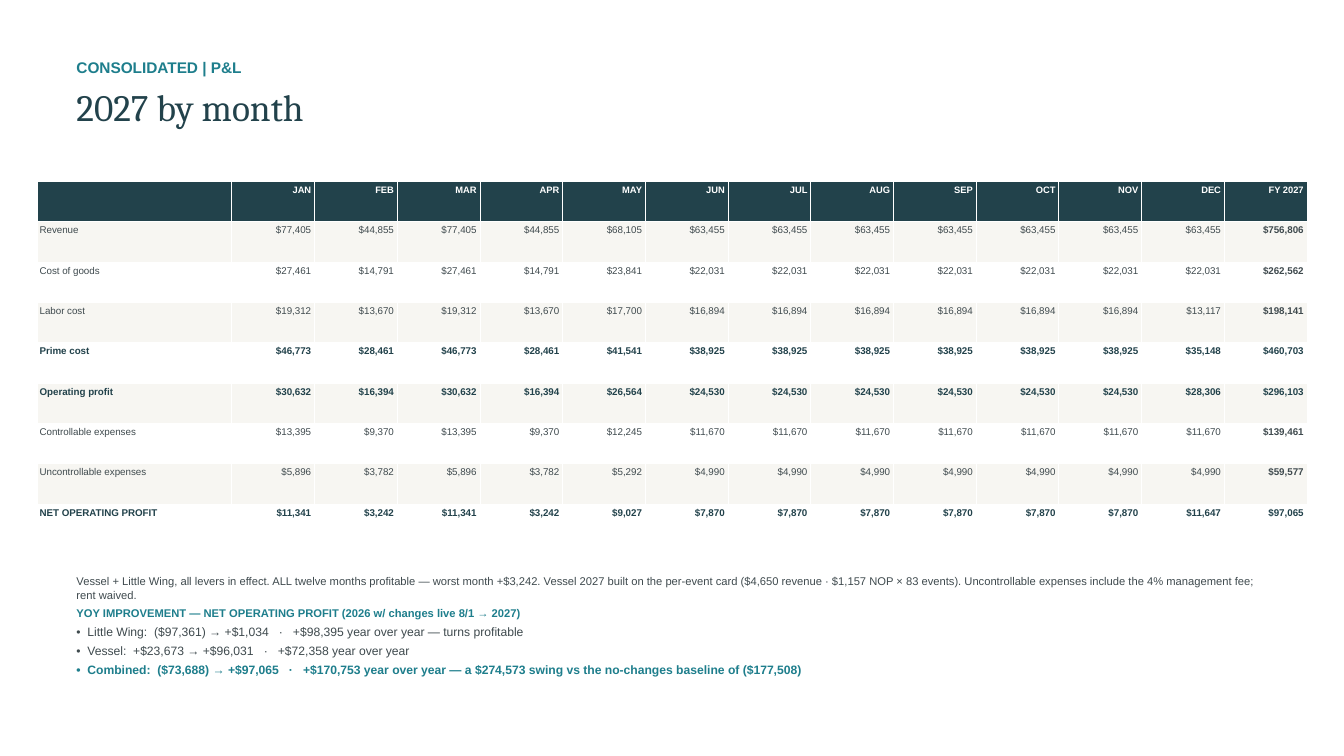
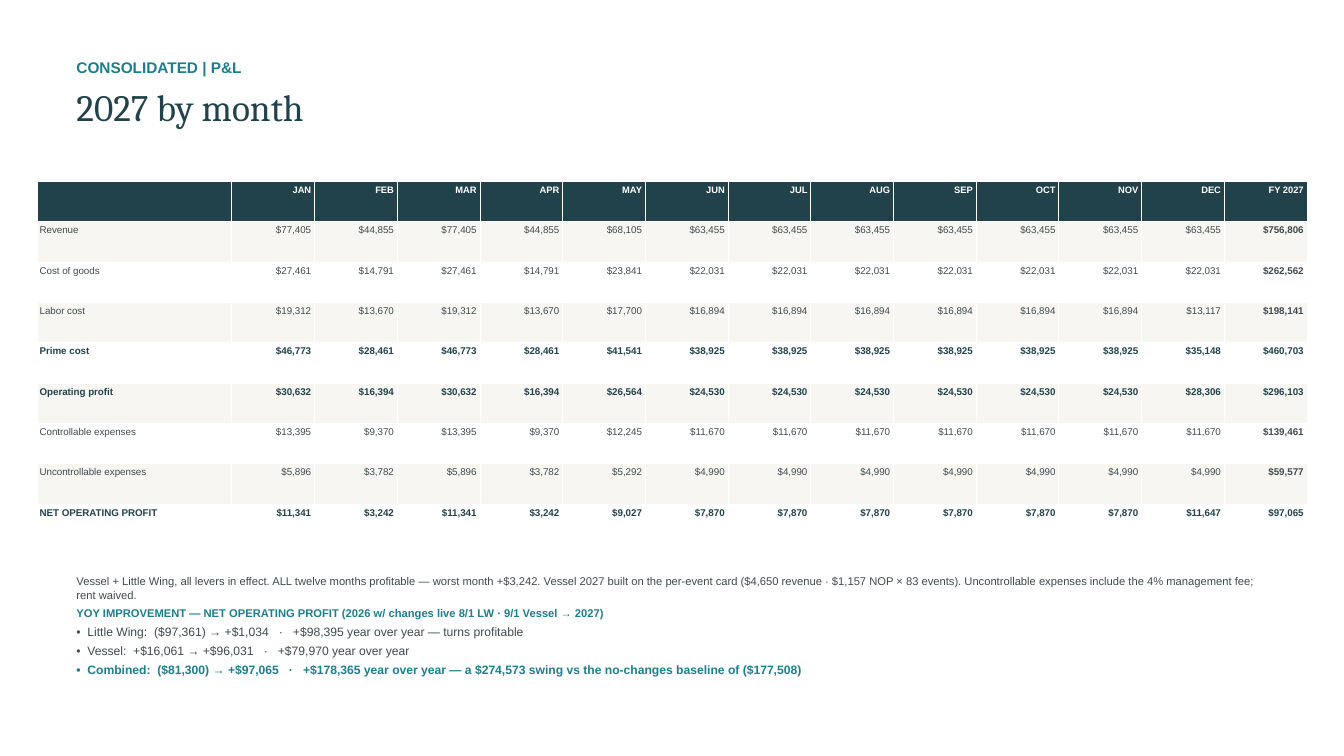
Before and after one commit to rrmethodco/lwvessel, a slide deck: slide 20 of LW_Vessel_Plan_of_Action_071026_10.pptx. Drawn at 1344x756 pixels with LibreOffice and Linux fonts; fonts in the diff are those of the drawing. Boxes give left, top, right and bottom in pixels: in the first picture for what was removed or moved away, otherwise in the second. Text is boxed around its words. In the diff, an @@ line names an element or a change of style, - is before the commit and + after.

```diff
--- a/LW_Vessel_Plan_of_Action_071026_10.pptx
+++ b/LW_Vessel_Plan_of_Action_071026_10.pptx
@@ text at [76, 609, 604, 619]: text changed @@
-YOY IMPROVEMENT — NET OPERATING PROFIT (2026 w/ changes live 8/1 → 2027)
+YOY IMPROVEMENT — NET OPERATING PROFIT (2026 w/ changes live 8/1 LW · 9/1 Vessel → 2027)
@@ text at [87, 646, 802, 677]: text changed @@
-• Vessel: +$23,673 → +$96,031 · +$72,358 year over year
-• Combined: ($73,688) → +$97,065 · +$170,753 year over year — a $274,573 swing vs the no-changes baseline of ($177,508)
+• Vessel: +$16,061 → +$96,031 · +$79,970 year over year
+• Combined: ($81,300) → +$97,065 · +$178,365 year over year — a $274,573 swing vs the no-changes baseline of ($177,508)
```
Also in this commit, not shown: 2 other slides changed, 3 other files.
